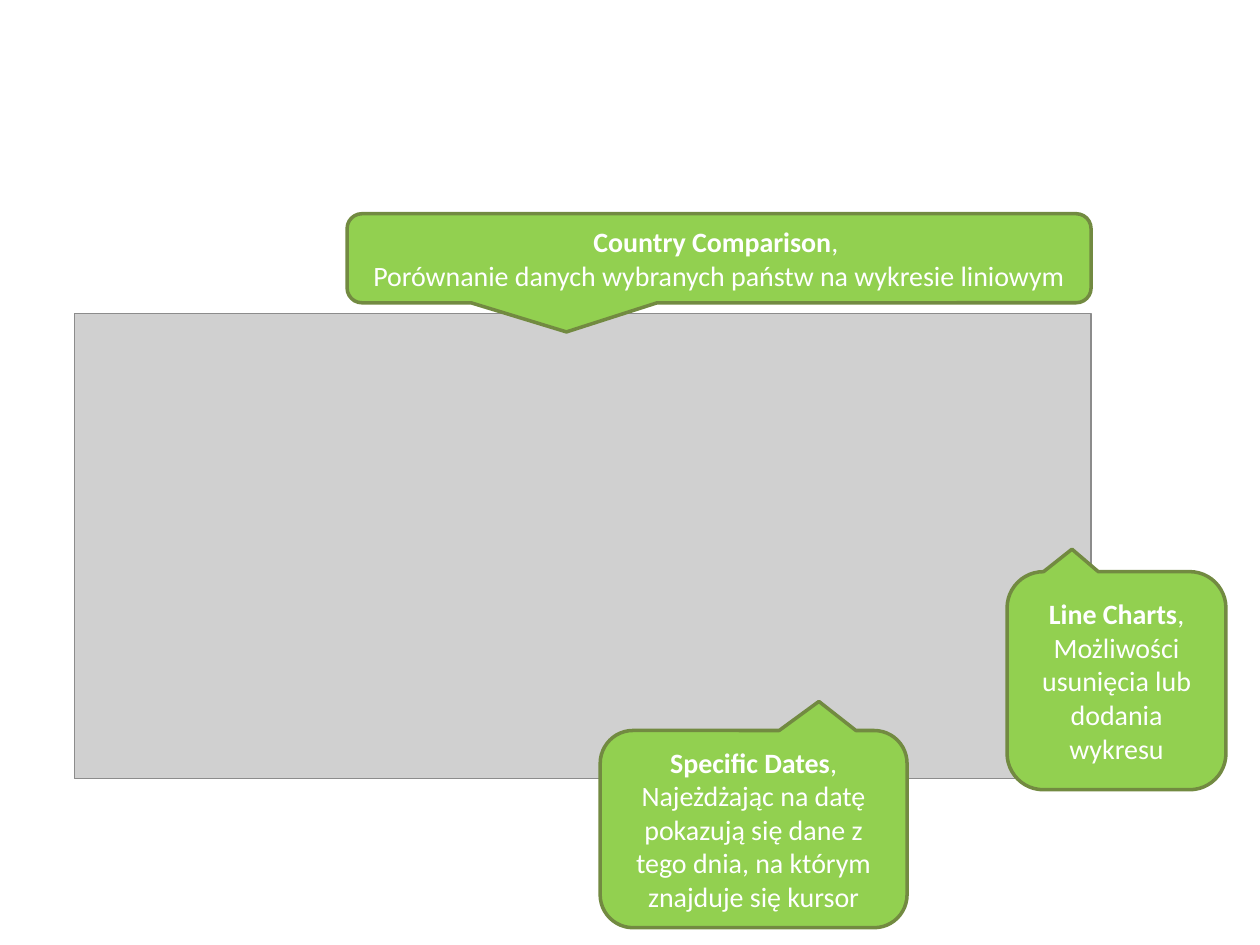
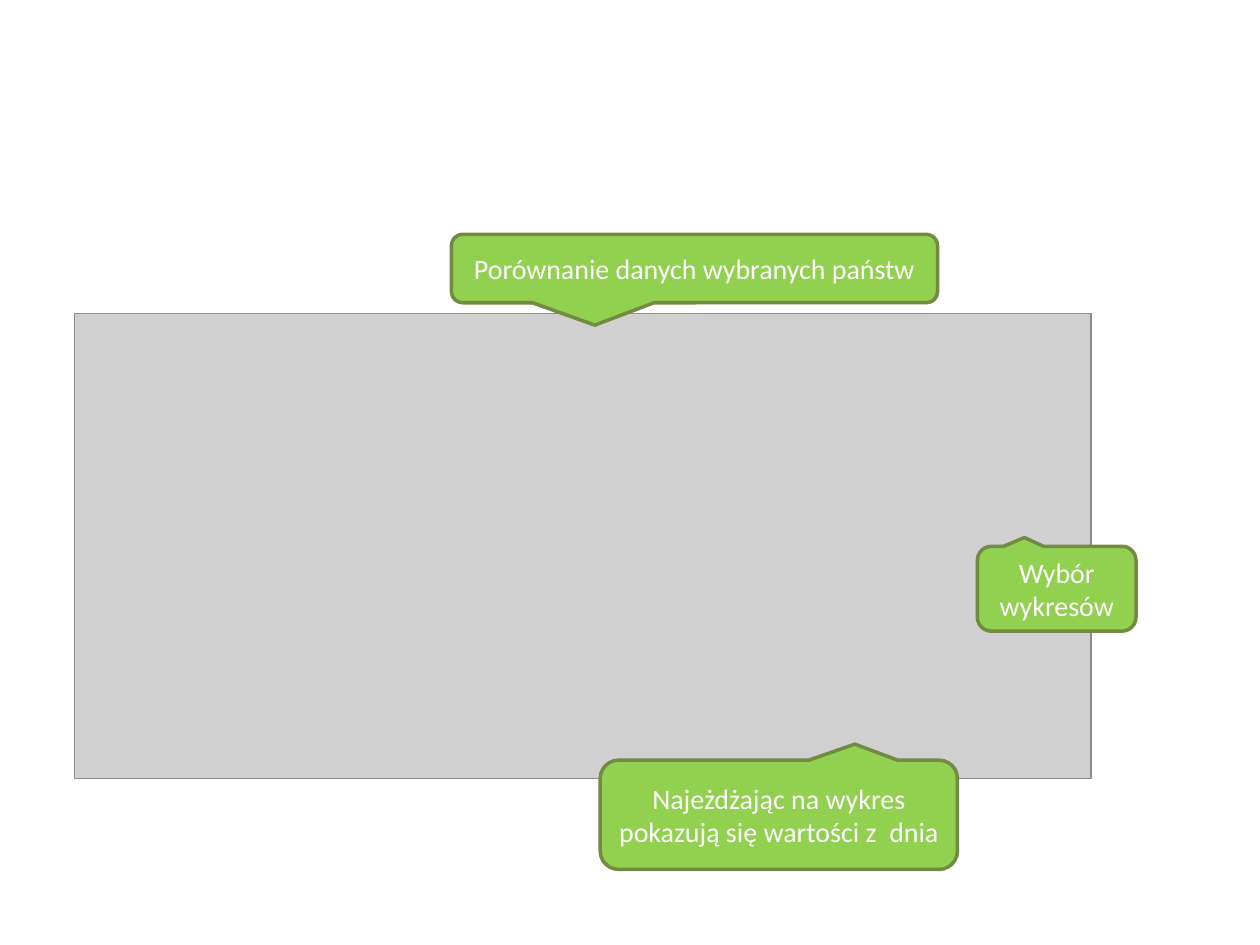
Before and after one commit to janiszewskibartlomiej/COVID-19-Thesis-Postgraduate_studies_on_WSB, a slide deck: slide 9 of WSB_prezentacja_pracy_dyplomowej.pptx. Drawn at 1260x945 pixels with LibreOffice and Linux fonts; fonts in the diff are those of the drawing; grey boxes stand for pictures; background and template pictures are left out. Boxes give left, top, right and bottom in pixels: in the first picture for what was removed or moved away, otherwise in the second. Text is boxed around its words. In the diff, an @@ line names an element or a change of style, - is before the commit and + after.

```diff
--- a/WSB_prezentacja_pracy_dyplomowej.pptx
+++ b/WSB_prezentacja_pracy_dyplomowej.pptx
@@ rounded speech box "Porównanie danych wybranych państw": place and size @@
-rounded speech box "Porównanie danych wybranych państw" at box(348, 214, 1091, 304)
+rounded speech box "Porównanie danych wybranych państw" at box(451, 234, 937, 302)
@@ text in rounded speech box at box(474, 259, 915, 284): text changed @@
-Country Comparison,
-Porównanie danych wybranych państw na wykresie liniowym
+Porównanie danych wybranych państw
@@ rounded speech box "Wybór wykresów": place and size @@
-rounded speech box "Wybór wykresów" at box(1007, 572, 1226, 790)
+rounded speech box "Wybór wykresów" at box(978, 547, 1137, 631)
@@ text in rounded speech box at box(1000, 563, 1114, 621): text changed @@
-Line Charts, Możliwości usunięcia lub dodania wykresu
+Wybór wykresów
@@ rounded speech box "Najeżdżając na wykres pokazują się ...": place and size @@
-rounded speech box "Najeżdżając na wykres pokazują się ..." at box(600, 731, 907, 927)
+rounded speech box "Najeżdżając na wykres pokazują się ..." at box(600, 760, 956, 869)
@@ text in rounded speech box at box(619, 789, 938, 847): text changed @@
-Specific Dates, Najeżdżając na datę pokazują się dane z tego dnia, na którym znajduje się kursor
+Najeżdżając na wykres pokazują się wartości z dnia
```
Also in this commit, not shown: 6 other slides changed, 1 slide added, 1 slide removed, 2 other files.
